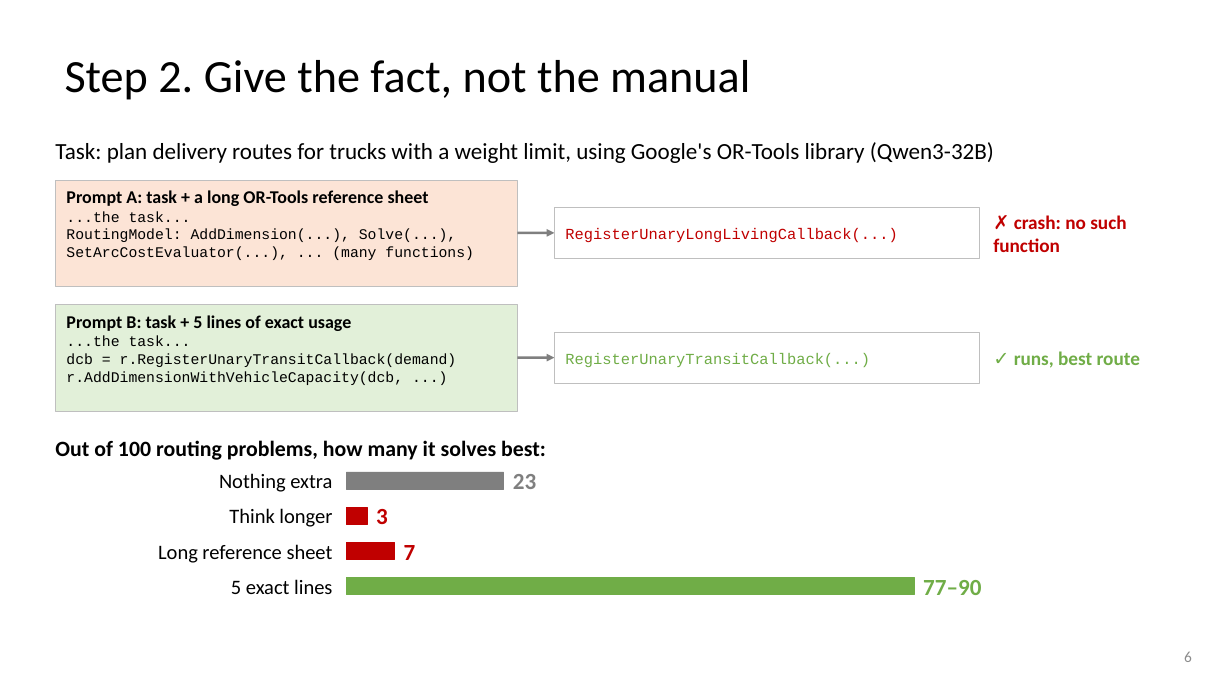
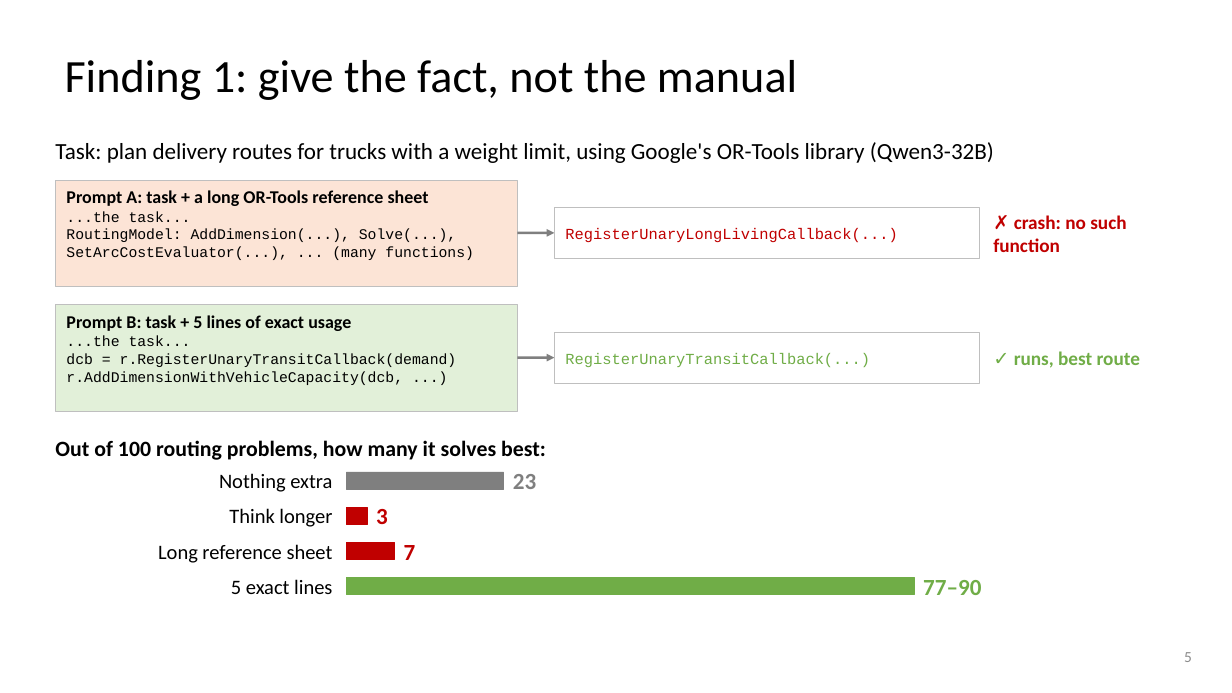
Before and after one commit to dlwns147/CSED490E_Project_Team5, a slide deck: slide 5 of PROPOSAL_slides.pptx (slide 6 before the commit). Drawn at 1232x693 pixels with LibreOffice and Linux fonts; fonts in the diff are those of the drawing. Boxes give left, top, right and bottom in pixels: in the first picture for what was removed or moved away, otherwise in the second. Text is boxed around its words. In the diff, an @@ line names an element or a change of style, - is before the commit and + after.

```diff
--- a/PROPOSAL_slides.pptx
+++ b/PROPOSAL_slides.pptx
@@ title at (65, 60, 797, 100): text changed @@
-Step 2. Give the fact, not the manual
+Finding 1: give the fact, not the manual
@@ page number at (1184, 652, 1192, 662): text changed @@
-6
+5
```
Also in this commit, not shown: 6 other slides changed, 2 other files.
